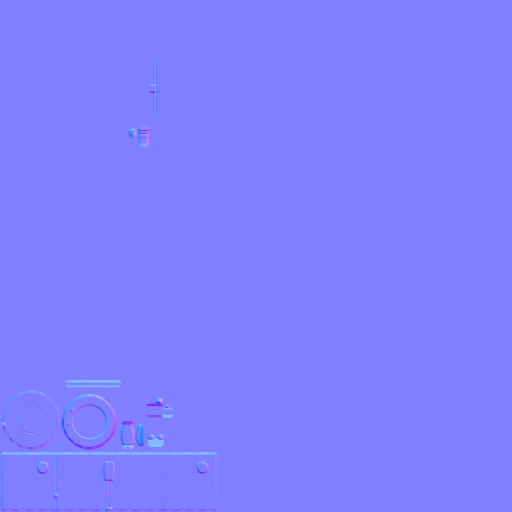
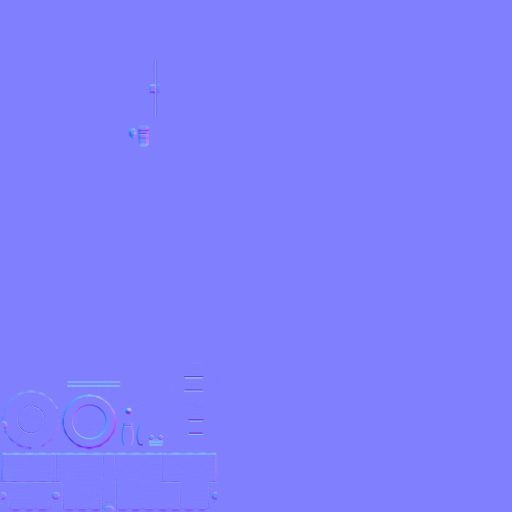
Comparing the layer stacks of the two (512, 512) images. Changes:
painted on "_bevel. kopia" over [0, 380, 218, 512]
painted on "_bevel" over [0, 380, 218, 512]
painted on "PANEL_Baked" over [0, 389, 218, 512]
painted on "Warstwa" over [120, 362, 218, 450]
